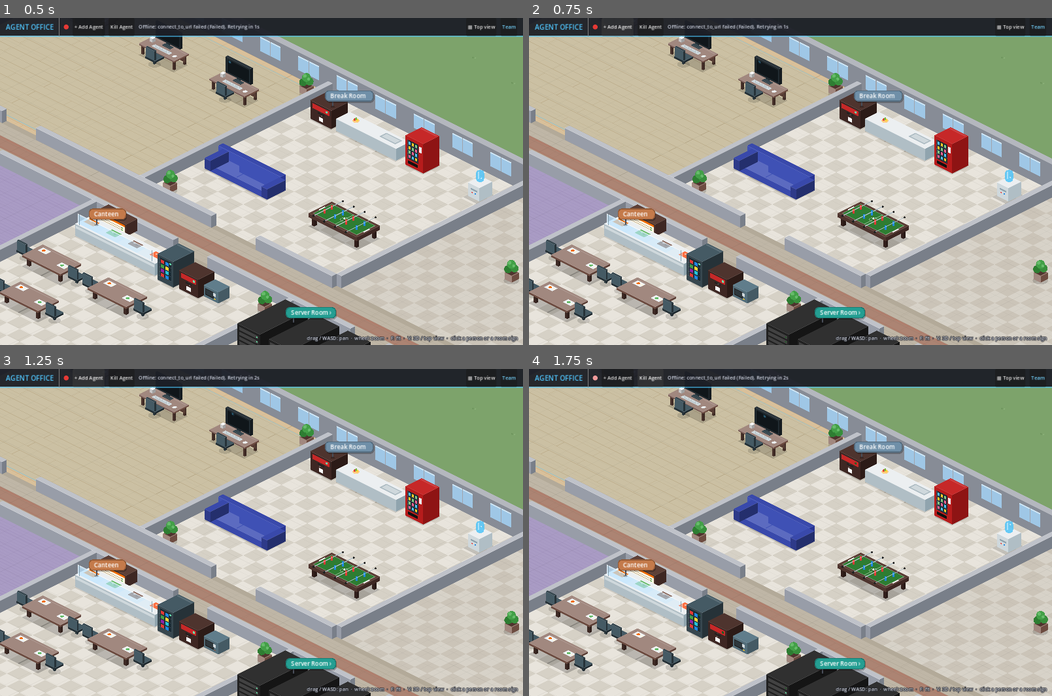
Above: before the commit, frames 1-4 (two rows, left to right).
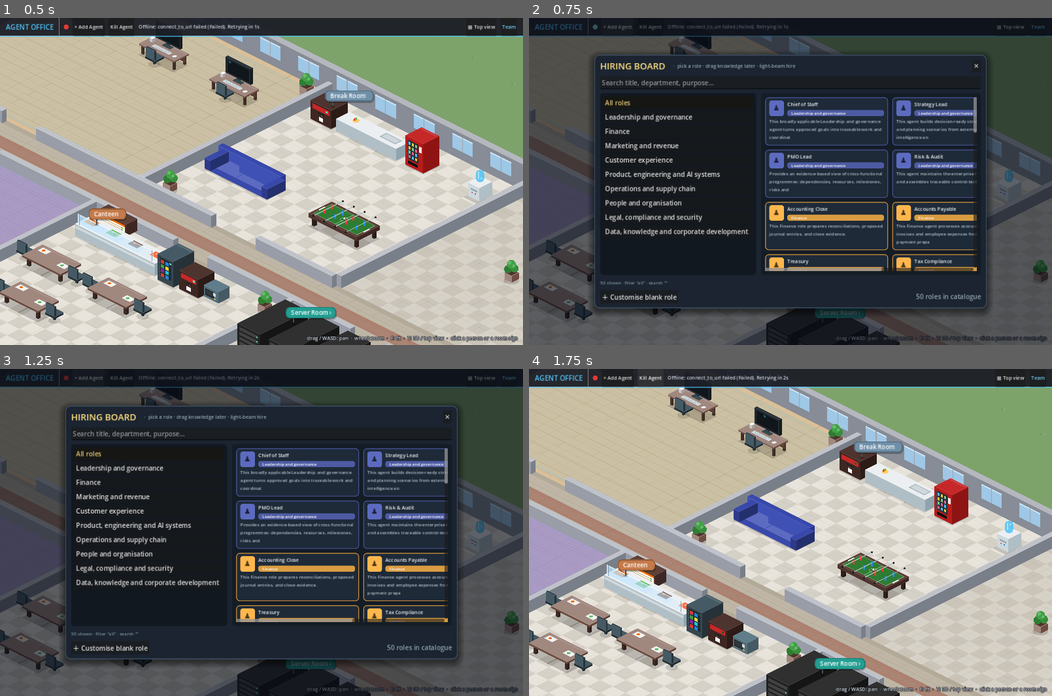
Above: after the commit, the same moments.

Repository: pvella/agentic-corporation
Game: Godot game, scene res://Main.tscn
Two runs of this game, one before a commit and one after it. Both use one fixed random seed, a clock stepped at 60 frames per second and the inputs below.
Inputs:
- Up to frame 1 (0.5 s): no input
- Up to frame 2 (0.75 s): click "+ Add Agent" at 0.5 s
- Up to frame 3 (1.25 s): no input
- Up to frame 4 (1.75 s): click "Kill Agent" at 1.25 s

Frame 1 is identical in both runs. In frame 2, 94% of the frame differs, in the area x 0-100%, y 0-100%; in frame 3, 94%; in frame 4, less than 0.1%.
Error before the commit: Parse Error: Identifier "card" not declared in the current scope. (res://hiring/hiring_board.gd:501)

Commit message:
fix: Hiring Board parse error made Add Agent a no-op
card.modulate in _show_sheet referenced an undeclared identifier (left over
from unique-role greying in ac6c5e2). Godot refused to load hiring_board.gd,
so Add Agent / OPEN_HIRING_BOARD never opened the board. Grey already-hired
cards in _make_card instead.

Diff:
--- a/hiring/hiring_board.gd
+++ b/hiring/hiring_board.gd
@@ -385,6 +385,8 @@
 		if ev is InputEventMouseButton and ev.pressed and ev.button_index == MOUSE_BUTTON_LEFT:
 			_show_sheet(role, true)
 	)
+	if _role_already_hired(role):
+		card.modulate = Color(0.55, 0.55, 0.55, 1.0)
 	return card
 
 
@@ -498,7 +500,6 @@
 		hire_b.disabled = already
 		hire_b.focus_mode = Control.FOCUS_NONE
 		if already:
-			card.modulate = Color(0.55, 0.55, 0.55, 1.0)
 			hire_b.modulate = Color(0.7, 0.7, 0.7)
 		var hs := StyleBoxFlat.new()
 		hs.bg_color = Color("#43a047")
